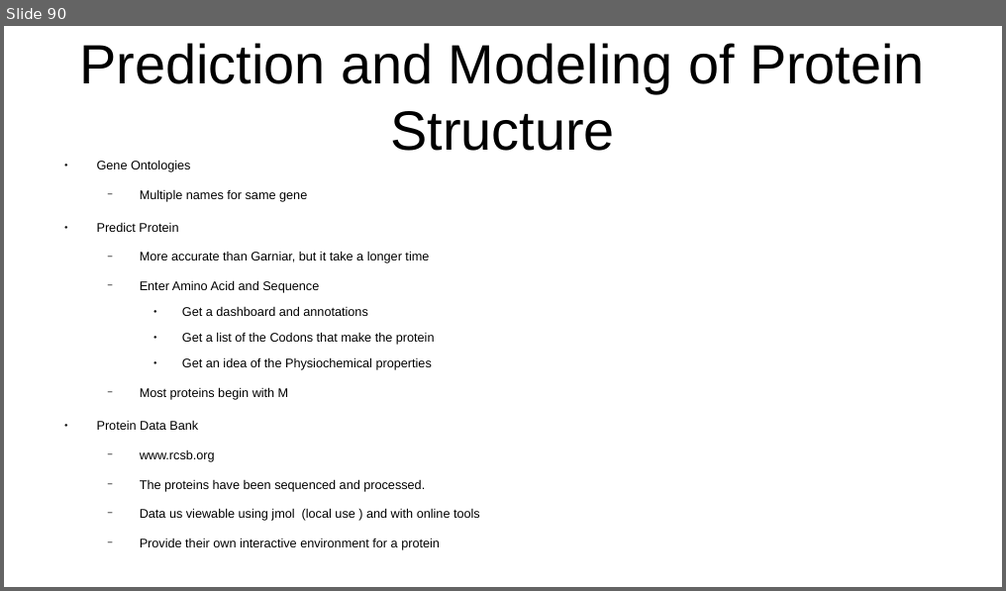
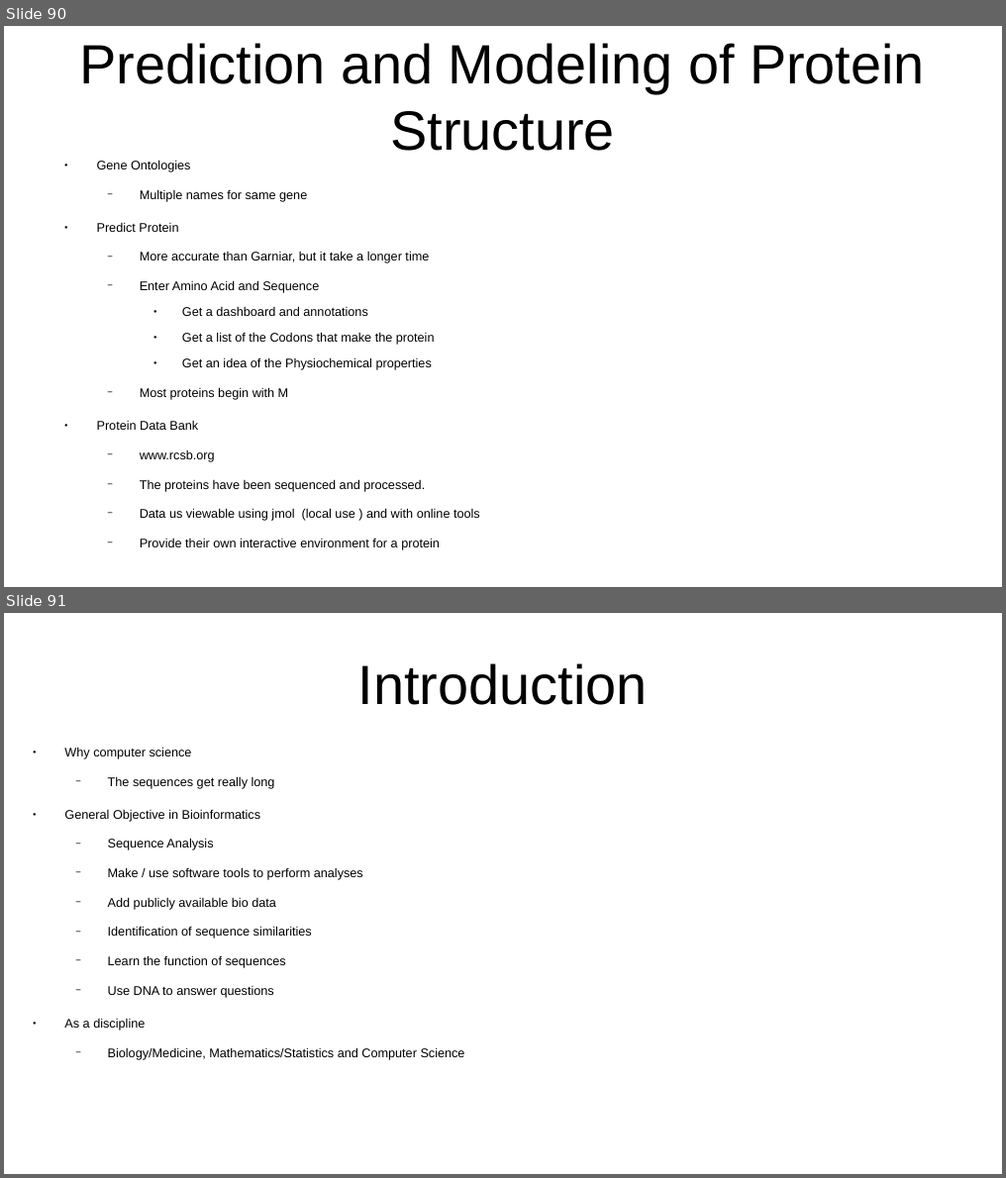
Before and after one commit to CharlesStockman/notesFromCourses, a slide deck: bioinformatics/CS-3000 – Bioinformatics.odp. Shown one above the other, each under a label of ours: slide 90 before the commit, slides 90 and 91 after it. The pictures are 1006x591 and 1006x1178 pixels, drawn with LibreOffice and Linux fonts; fonts in the diff are those of the drawing. Boxes give left, top, right and bottom in pixels: in the first picture for what was removed or moved away, otherwise in the second. Text is boxed around its words. In the diff, an @@ line names an element or a change of style, - is before the commit and + after.

```diff
--- a/bioinformatics/CS-3000 – Bioinformatics.odp
+++ b/bioinformatics/CS-3000 – Bioinformatics.odp
@@ slide 91 added at (4,613,1002,1174), background #FFFFFF @@
@@ title added at (358,663,648,705), 44 pt, text #000000 @@
+Introduction
@@ text added at (64,747,465,1060), 10 pt, text #000000 @@
+● Why computer science
+  − The sequences get really long
+● General Objective in Bioinformatics
+  − Sequence Analysis
+  − Make / use software tools to perform analyses
+  − Add publicly available bio data
+  − Identification of sequence similarities
+  − Learn the function of sequences
+  − Use DNA to answer questions
+● As a discipline
+  − Biology/Medicine, Mathematics/Statistics and Computer Science
```
Also in this commit, not shown: 5 slides changed, 1 other slide added, 1 slide removed, 15 other files.
